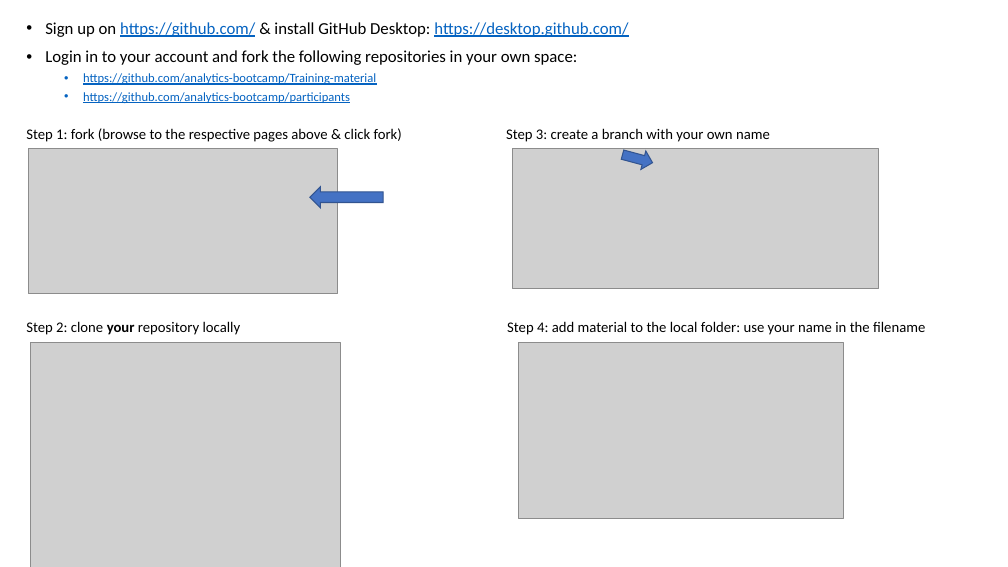
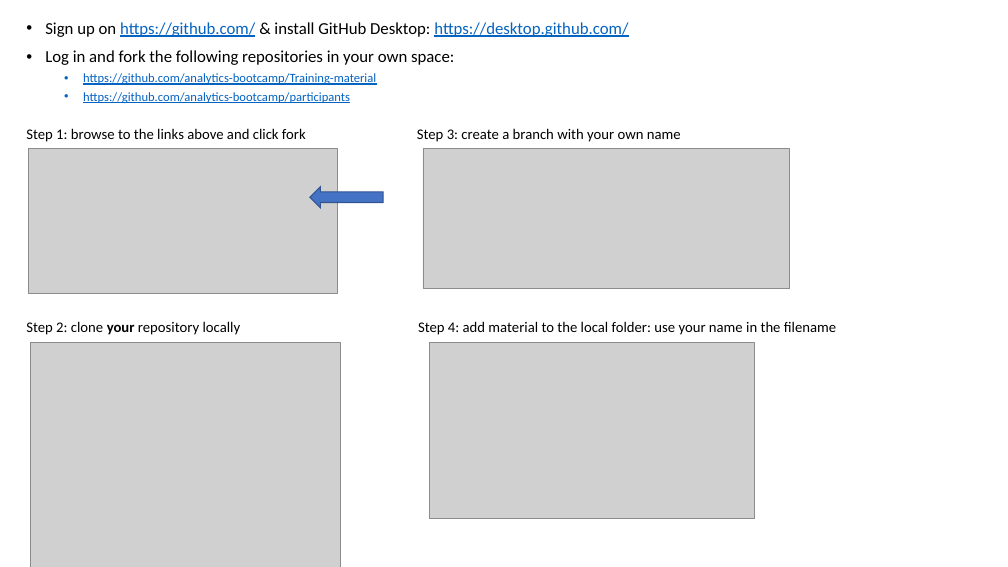
Before and after one commit to Bootcampanalytics/Training-material, a slide deck: slide 15 of Class intro.pptx. Drawn at 1008x567 pixels with LibreOffice and Linux fonts; fonts in the diff are those of the drawing; grey boxes stand for pictures. Boxes give left, top, right and bottom in pixels: in the first picture for what was removed or moved away, otherwise in the second. Text is boxed around its words. In the diff, an @@ line names an element or a change of style, - is before the commit and + after.

Commit message:
small edits

```diff
--- a/Class intro.pptx
+++ b/Class intro.pptx
@@ text at <box>45,50,454,65</box>: text changed @@
-• Login in to your account and fork the following repositories in your own space:
+• Log in and fork the following repositories in your own space:
@@ text at <box>26,128,306,142</box>: text changed @@
-Step 1: fork (browse to the respective pages above & click fork)
+Step 1: browse to the links above and click fork
@@ 2 pictures, 2 texts: place and size @@
-2 pictures, 2 texts at <box>506,128,925,518</box>
+2 pictures, 2 texts at <box>417,128,836,518</box>
@@ left arrow removed at <box>620,145,655,172</box> @@
```
